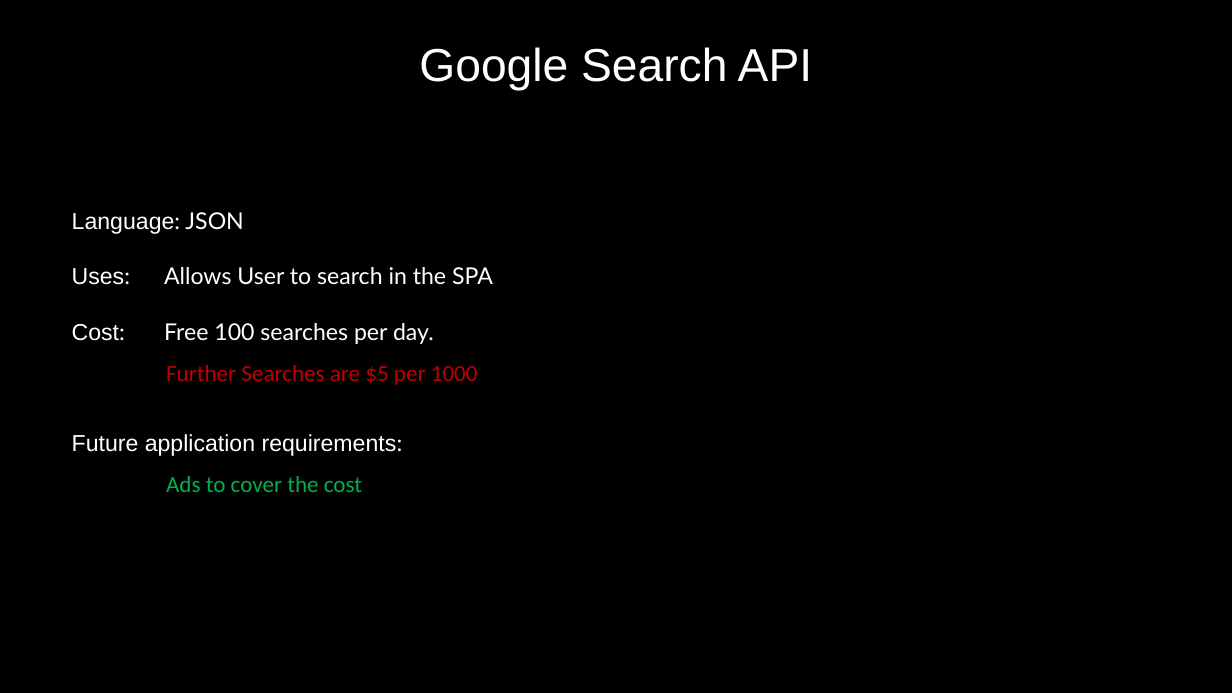
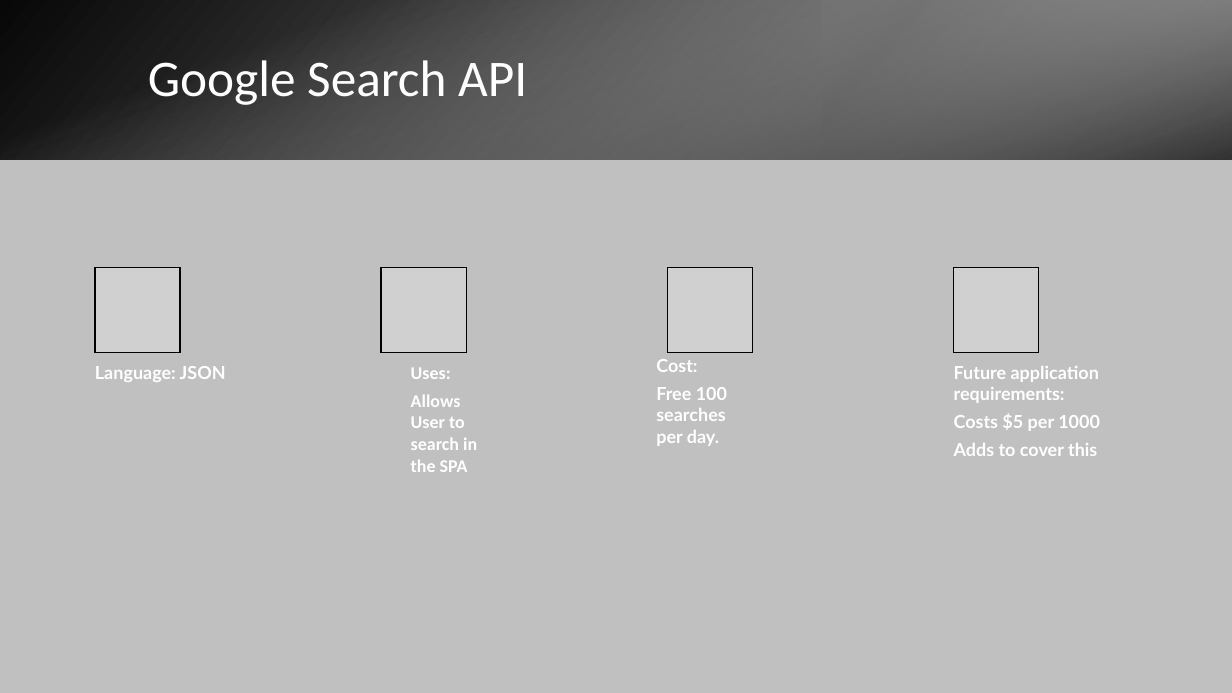
Before and after one commit to Niko-PL/Nikodem-Drabik-1004-Project, a slide deck: slide 7 of Project White Spectra.pptx (slide 6 before the commit). Drawn at 1232x693 pixels with LibreOffice and Linux fonts; fonts in the diff are those of the drawing; grey boxes stand for pictures. Boxes give left, top, right and bottom in pixels: in the first picture for what was removed or moved away, otherwise in the second. Text is boxed around its words. In the diff, an @@ line names an element or a change of style, - is before the commit and + after.

```diff
--- a/Project White Spectra.pptx
+++ b/Project White Spectra.pptx
@@ background #000000 to #C0C0C0 @@
@@ rectangle added at (0, 0, 1232, 159), fill gradient #000000 to #A6A6A6 @@
@@ rectangle added at (0, 0, 1232, 159), fill gradient #DDDDDD to #000000 @@
@@ rectangle added at (822, 0, 1232, 159), fill gradient #6E6E6E to #DDDDDD @@
@@ text "Google Search API": place and size @@
-text "Google Search API" at (419, 47, 812, 91)
+text "Google Search API" at (148, 60, 527, 105)
@@ text "Google Search API" at (148, 60, 527, 105): size 36 to 40 pt, font Arial to Calibri; alignment centre to left; line spacing 1 to 0.9; more space between paragraphs; vertical alignment top to middle @@
@@ text removed at (166, 365, 478, 492) @@
-Further Searches are $5 per 1000
-Ads to cover the cost
@@ text at (411, 367, 477, 472): text changed; size 18 to 14 pt; font Lato to Calibri; bold on @@
-Language: JSON
-Uses: Allows User to search in the SPA
-Cost: Free 100 searches per day.
-Future application requirements:
+Uses:
+Allows User to search in the SPA
@@ group added at (95, 267, 1100, 456): 4 pictures, 3 texts @@
+Language: JSON
+Cost:
+Free 100 searches per day.
+Future application requirements:
+Costs $5 per 1000
+Adds to cover this
```
Also in this commit, not shown: 4 other slides changed, 4 slides added, 4 other files.
